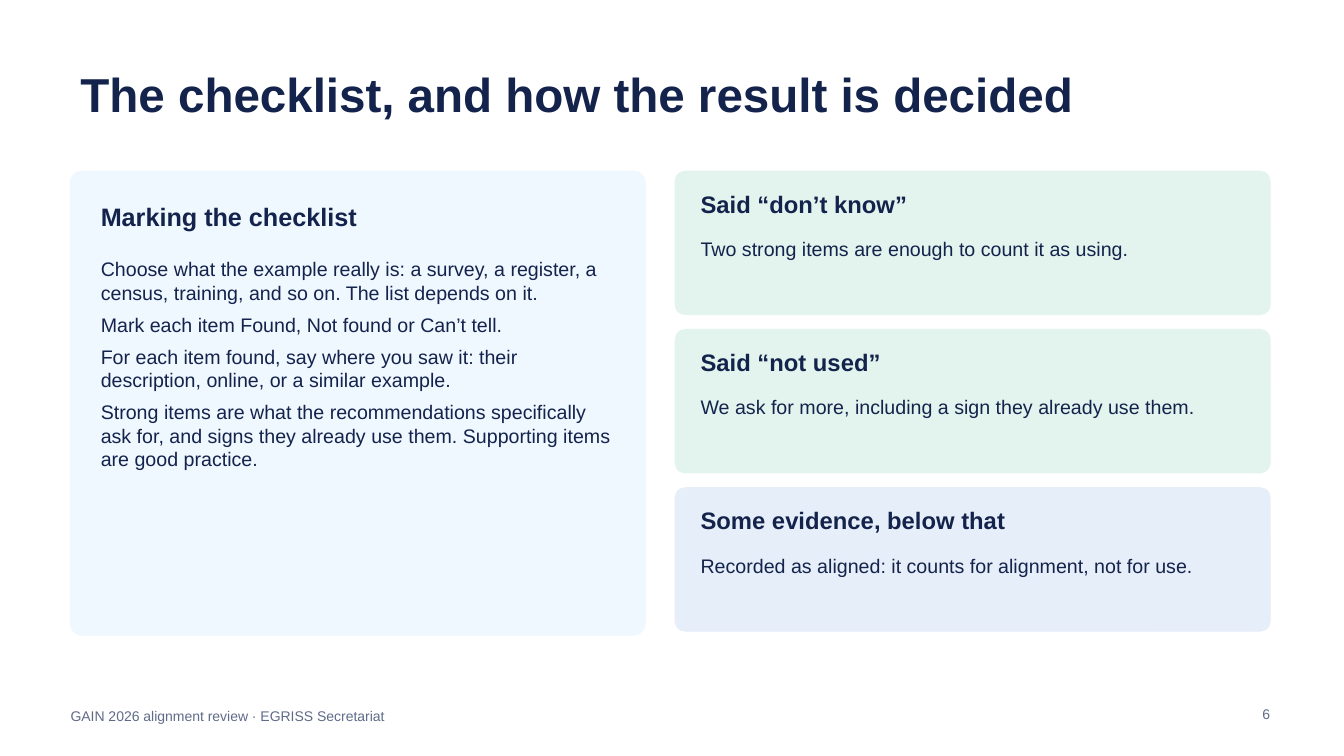
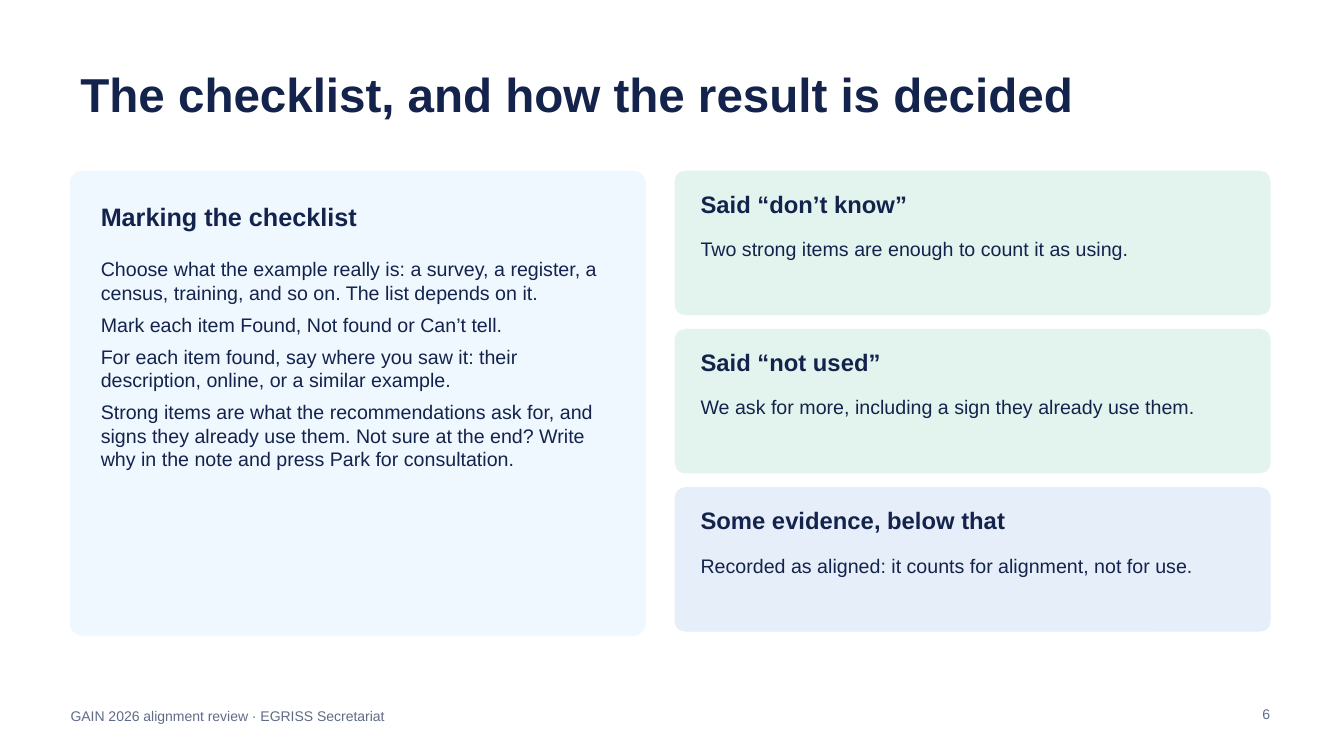
Before and after one commit to egrisstats/GAIN-story, a slide deck: slide 6 of dashboard/review-guide.pptx. Drawn at 1344x756 pixels with LibreOffice and Linux fonts; fonts in the diff are those of the drawing. Boxes give left, top, right and bottom in pixels: in the first picture for what was removed or moved away, otherwise in the second. Text is boxed around its words. In the diff, an @@ line names an element or a change of style, - is before the commit and + after.

```diff
--- a/dashboard/review-guide.pptx
+++ b/dashboard/review-guide.pptx
@@ text at (101,404,593,470): text changed @@
-Strong items are what the recommendations specifically ask for, and signs they already use them. Supporting items are good practice.
+Strong items are what the recommendations ask for, and signs they already use them. Not sure at the end? Write why in the note and press Park for consultation.
```
Also in this commit, not shown: 3 other slides changed, 2 other files.
